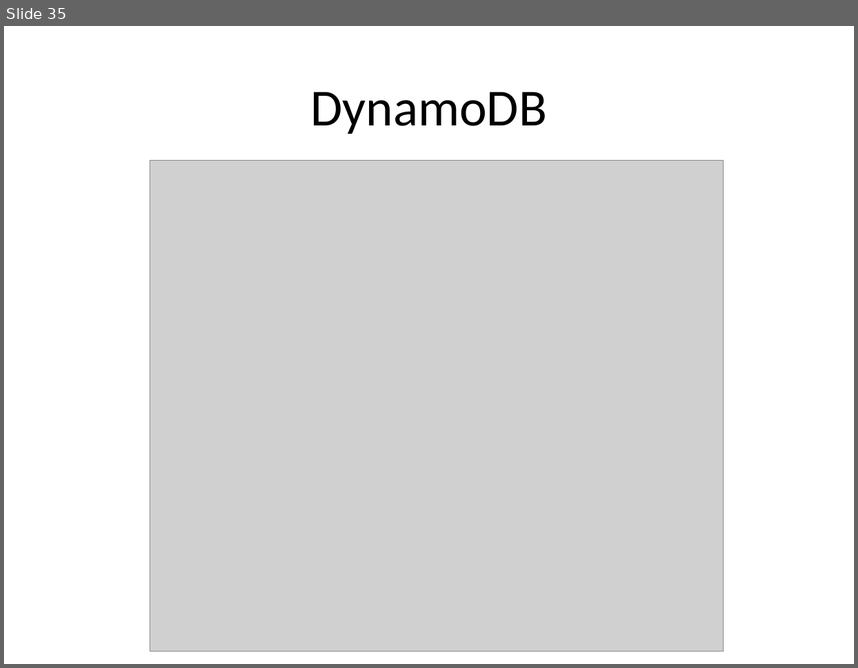
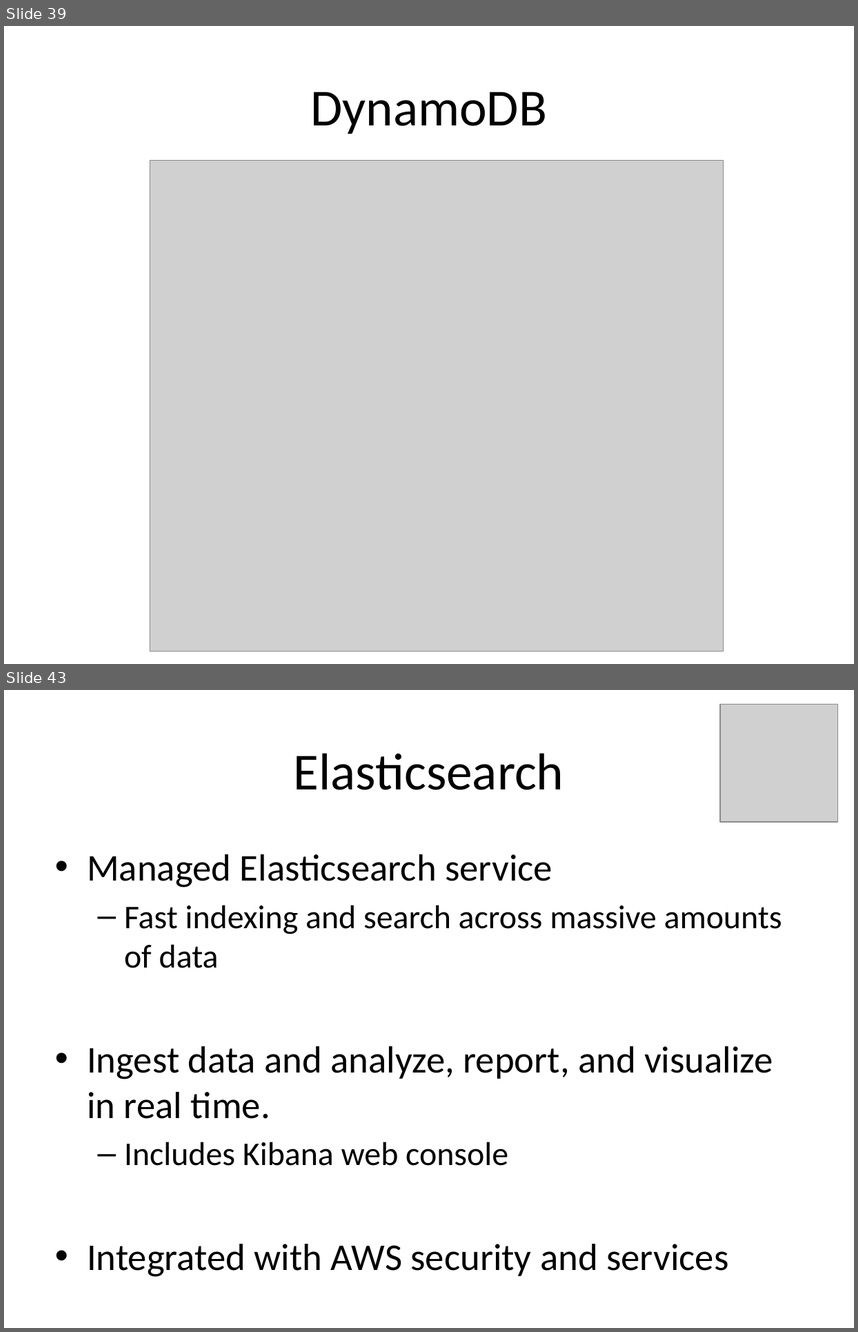
Before and after one commit to jasondbaker/infrastructure-class, a slide deck: lectures/infrastructure-week-4.pptx. Shown one above the other, each under a label of ours: slide 35 before the commit, slides 39 and 43 after it; the slides between them are not shown. The pictures are 858x668 and 858x1332 pixels, drawn with LibreOffice and Linux fonts; fonts in the diff are those of the drawing; grey boxes stand for pictures. Boxes give left, top, right and bottom in pixels: in the first picture for what was removed or moved away, otherwise in the second. Text is boxed around its words. In the diff, an @@ line names an element or a change of style, - is before the commit and + after.

Commit message:
update lectures with new AWS services and changes

```diff
--- a/lectures/infrastructure-week-4.pptx
+++ b/lectures/infrastructure-week-4.pptx
@@ slide 43 added at (4, 690, 854, 1328), background #FFFFFF @@
@@ picture added at (721, 704, 838, 822) @@
@@ title added at (294, 753, 564, 790), 44 pt, text #000000 @@
+Elasticsearch
@@ text added at (87, 854, 782, 1276), 32 pt, text #000000 @@
+• Managed Elasticsearch service
+  – Fast indexing and search across massive amounts of data
+• Ingest data and analyze, report, and visualize in real time.
+  – Includes Kibana web console
+• Integrated with AWS security and services
@@ what was slide 35 is now slide 39 @@
```
Also in this commit, not shown: 7 slides changed, 7 other slides added, 1 slide removed.
